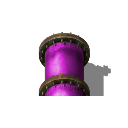
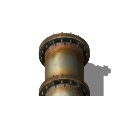
Two versions of the same layered image (128x128). Layer-by-layer changes:
pixels changed over [45, 42, 84, 96] (layer not identified)
